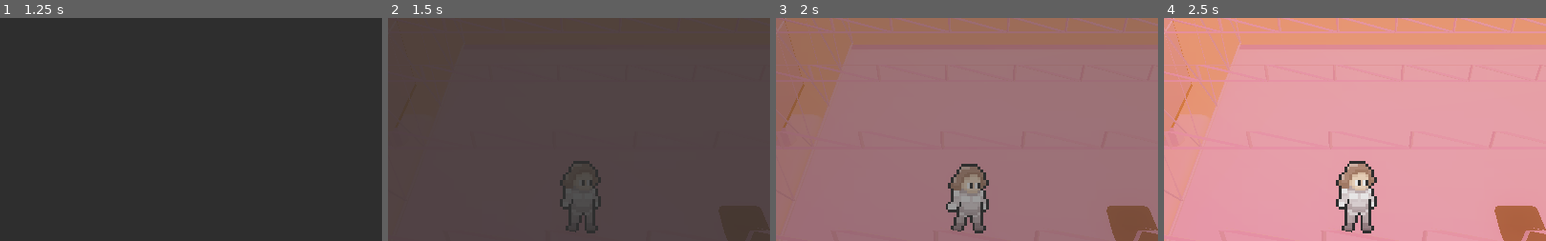
Above: before the commit, frames 1-4 (left to right).
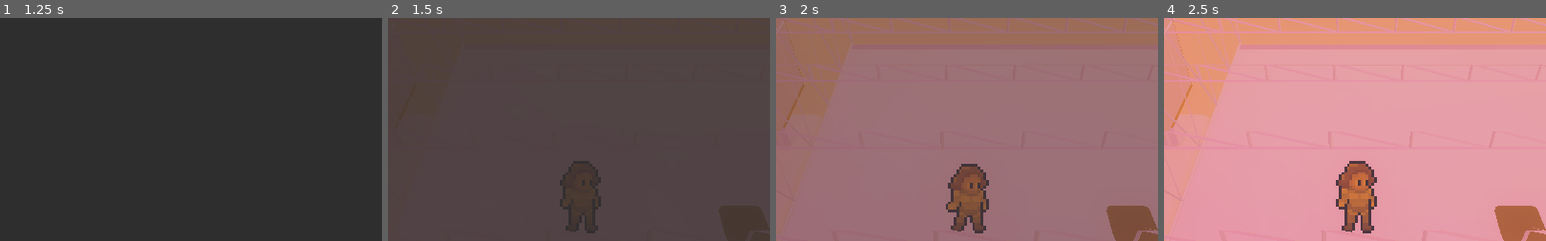
Above: after the commit, the same moments.

Repository: rionhunter/GMTKjam
Game: Godot game, scene res://tInput.tscn
The game is run twice, just before and just after one commit, with the same random seed, the same clock (stepped at 60 frames per second) and the same inputs. Sound files missing from this copy of the repository are replaced by a short silence.
Inputs (mouse positions are % of the whole screen's width and height, from its top left):
- Up to frame 1 (1.25 s): click (50, 98) at 0.52 s; type "12" at 0.6 s
- Up to frame 2 (1.5 s): tap Enter at 1.25 s; hold Enter from 1.28 s (still down)
- Up to frame 3 (2 s): keep holding Enter
- Up to frame 4 (2.5 s): release Enter at 2.03 s; tap Enter at 2.1 s
The pictures show only the part of the screen within x 25-75%, y 23-73%; the shares and areas given below are measured in that part.

Frame 1 is identical in both runs. In frame 2, 0.6% of the frame differs, in the area x 45-55%, y 72-89%; in frame 3, 1.8%; in frame 4, 2.6%, in the area x 45-56%, y 64-97%.

Commit message:
added beginning of animal interaction and added Area to living room to change camera when entering/exiting

Diff:
--- /dev/null
+++ b/Environment/Base/prefabs/Area.gd
@@ -0,0 +1,13 @@
+extends Area
+
+
+
+
+func _on_Area_body_entered(body):
+	if body.get_name() == "Character":
+		EventHub.emit_signal("entered_living_room")
+
+
+func _on_Area_body_exited(body):
+	if body.get_name() == "Character":
+		EventHub.emit_signal("exited_living_room")
--- a/Environment/Base/prefabs/bLivingRoom.tscn
+++ b/Environment/Base/prefabs/bLivingRoom.tscn
@@ -1,31 +1,35 @@
-[gd_scene load_steps=5 format=2]
+[gd_scene load_steps=7 format=2]
 
 [ext_resource path="res://Environment/Base/bLivingRoom.obj" type="ArrayMesh" id=1]
+[ext_resource path="res://Environment/Base/prefabs/Area.gd" type="Script" id=2]
 
-[sub_resource type="Skin" id=2]
+[sub_resource type="Skin" id=1]
 bind_count = 1
 bind/0/name = ""
 bind/0/bone = -1
 bind/0/pose = Transform( 1, 0, 0, 0, 1, 0, 0, 0, 1, 0, 0, 0 )
 
-[sub_resource type="SpatialMaterial" id=3]
+[sub_resource type="SpatialMaterial" id=2]
 flags_transparent = true
 flags_unshaded = true
 albedo_color = Color( 1, 0.796078, 0.682353, 0.254902 )
 
-[sub_resource type="BoxShape" id=1]
+[sub_resource type="BoxShape" id=3]
 extents = Vector3( 1, 1.30585, 1.07198 )
+
+[sub_resource type="BoxShape" id=4]
+extents = Vector3( 0.88572, 0.687558, 1 )
 
 [node name="bLivingRoom" type="MeshInstance"]
 transform = Transform( -6.29996e-08, 0, 1.44126, 0, 1.44126, 0, -1.44126, 0, -6.29996e-08, 7.54375, -0.441086, -6.18775 )
 mesh = ExtResource( 1 )
-skin = SubResource( 2 )
+skin = SubResource( 1 )
 material/0 = null
 material/1 = null
 material/2 = null
 material/3 = null
 material/4 = null
-material/5 = SubResource( 3 )
+material/5 = SubResource( 2 )
 material/6 = null
 material/7 = null
 material/8 = null
@@ -41,10 +45,19 @@
 
 [node name="CollisionShape" type="CollisionShape" parent="StaticBody"]
 transform = Transform( 1, 0, 0, 0, 1, 0, 0, 0, 1, -0.0314155, 0, -0.124041 )
-shape = SubResource( 1 )
+shape = SubResource( 3 )
 
 [node name="OmniLight" type="OmniLight" parent="."]
 transform = Transform( 0.847221, 0, 0, 0, 0.847221, 0, 0, 0, 0.847221, 0, 2.7973, 0 )
 light_energy = 2.61
 light_indirect_energy = 1.81
 omni_range = 0.114812
+
+[node name="Area" type="Area" parent="."]
+script = ExtResource( 2 )
+
+[node name="CollisionShape" type="CollisionShape" parent="Area"]
+transform = Transform( 1, 0, 0, 0, 1, 0, 0, 0, 1, -0.386884, 2.15511, 0 )
+shape = SubResource( 4 )
+[connection signal="body_entered" from="Area" to="Area" method="_on_Area_body_entered"]
+[connection signal="body_exited" from="Area" to="Area" method="_on_Area_body_exited"]
--- a/Environment/Base/prefabs/viaduct1.tscn
+++ b/Environment/Base/prefabs/viaduct1.tscn
@@ -4,8 +4,6 @@
 [ext_resource path="res://Environment/Base/viaduct1.gd" type="Script" id=2]
 [ext_resource path="res://Environment/Base/door.wav" type="AudioStream" id=3]
 [ext_resource path="res://Environment/Base/airlock_woosh.wav" type="AudioStream" id=4]
-
-
 
 [sub_resource type="BoxShape" id=1]
 extents = Vector3( 1.59744, 1, 1 )
--- a/World1.tscn
+++ b/World1.tscn
@@ -9,7 +9,6 @@
 [ext_resource path="res://Environment/MysteryNote/mystery_note.tscn" type="PackedScene" id=8]
 [ext_resource path="res://Environment/Animals/BaseAnimal.tscn" type="PackedScene" id=9]
 [ext_resource path="res://Environment/Terrain/mountains1.obj" type="ArrayMesh" id=10]
-
 
 [sub_resource type="NavigationMesh" id=1]
 vertices = PoolVector3Array( -5.6172, 0.461991, -11.4168, -4.2972, 0.461991, -12.0768, -4.4072, 0.461991, -12.6268, -5. …(18225 unchanged characters)…
@@ -133,9 +132,6 @@
 transform = Transform( 1, 0, 0, 0, 1, 0, 0, 0, 1, 5.51143, 0, -1.97354 )
 flip = true
 
-[node name="BaseAnimal2" parent="WorldEnvironment" instance=ExtResource( 9 )]
-transform = Transform( 1, 0, 0, 0, 1, 0, 0, 0, 1, -12.1333, 0, 3.97871 )
-
 [node name="player" parent="." instance=ExtResource( 4 )]
 
 [node name="Character" parent="." instance=ExtResource( 1 )]
@@ -156,7 +152,7 @@
 transform = Transform( 1, 0, 0, 0, 1, 0, 0, 0, 1, 0.03223, 0.150615, -0.88224 )
 
 [node name="Eat" type="Spatial" parent="Destinations"]
-transform = Transform( 1, 0, 0, 0, 1, 0, 0, 0, 1, 14.2374, 2.16439, -7.20239 )
+transform = Transform( 1, 0, 0, 0, 1, 0, 0, 0, 1, 12.877, 2.16439, -6.77654 )
 
 [node name="Sleep" type="Spatial" parent="Destinations"]
 transform = Transform( 1, 0, 0, 0, 1, 0, 0, 0, 1, 15.4811, 1.78021, -19.7778 )
@@ -168,7 +164,10 @@
 transform = Transform( 0.591123, 0, 0.551868, 0, 0.808693, 0, -0.551868, 0, 0.591123, 11.7584, 3.19981, -9.26 )
 
 [node name="Entertainment" type="Spatial" parent="Destinations"]
-transform = Transform( 1, 0, 0, 0, 1, 0, 0, 0, 1, 12.686, 2.04406, -8.11621 )
+transform = Transform( 1, 0, 0, 0, 1, 0, 0, 0, 1, 12.3898, 2.04406, -8.11621 )
+
+[node name="Animal" parent="Destinations" instance=ExtResource( 9 )]
+transform = Transform( 1, 0, 0, 0, 1, 0, 0, 0, 1, -5.90404, 0, 3.58809 )
 
 [node name="ExplorationPaths" type="Spatial" parent="."]
 
@@ -196,7 +195,7 @@
 transform = Transform( 1, 0, 0, 0, 1, 0, 0, 0, 1, -5.31812, 0.534864, -7.22957 )
 
 [node name="Note3" parent="Discoverables" instance=ExtResource( 8 )]
-transform = Transform( 1, 0, 0, 0, 1, 0, 0, 0, 1, -11.7473, 0.534864, 6.33603 )
+transform = Transform( 1, 0, 0, 0, 1, 0, 0, 0, 1, 13.1514, 0.534864, 2.72703 )
 
 [node name="Note4" parent="Discoverables" instance=ExtResource( 8 )]
 transform = Transform( 1, 0, 0, 0, 1, 0, 0, 0, 1, -0.992788, 0.534864, -1.17411 )
--- a/base_character/Character.gd
+++ b/base_character/Character.gd
@@ -26,7 +26,18 @@
 	EventHub.connect("outside_lock_triggered", self, "_on_outside_lock_triggered")
 	EventHub.connect("airlock_finished", self, "_on_airlock_finished")
 	EventHub.connect("start_exploring", self, "_on_start_exploring")
+	EventHub.connect("entered_living_room", self, "_on_living_room_entered")
+	EventHub.connect("exited_living_room", self, "_on_living_room_exited")
 	animate_sprite("idle")
+
+func _on_living_room_entered():
+	$Camera.rotation_degrees.x = 0
+	$Camera.translation.y = .5
+
+
+func _on_living_room_exited():
+	$Camera.rotation_degrees.x = -42.24
+	$Camera.translation.y = 5.795
 
 
 func _process(delta):
@@ -201,7 +212,7 @@
 	else:
 		print("I don't have the animation ", anim)
 		print("I'm just going to do this")
-		$AnimationPlayer.play("idle")
+		$AnimationPlayer.play("farm")
 
 
 func _on_animation_finished():
--- a/base_character/Character.tscn
+++ b/base_character/Character.tscn
@@ -473,6 +473,7 @@
 cast_shadow = 0
 offset = Vector2( 0, 2.20978 )
 billboard = 1
+shaded = true
 texture = ExtResource( 2 )
 vframes = 7
 hframes = 11
--- a/event_hub.gd
+++ b/event_hub.gd
@@ -39,6 +39,8 @@
 signal outside_lock_triggered
 signal inside_lock_triggered
 signal airlock_finished
+signal entered_living_room
+signal exited_living_room
 
 # From mystery notes
 signal note_detected
--- a/player.gd
+++ b/player.gd
@@ -329,6 +329,8 @@
 					addToQueue("note")
 				else:
 					think_about("no", "note")
+			"ANIMAL":
+				addToQueue("animal")
 			_:
 				random_response(Keywords.dir[word])
 
